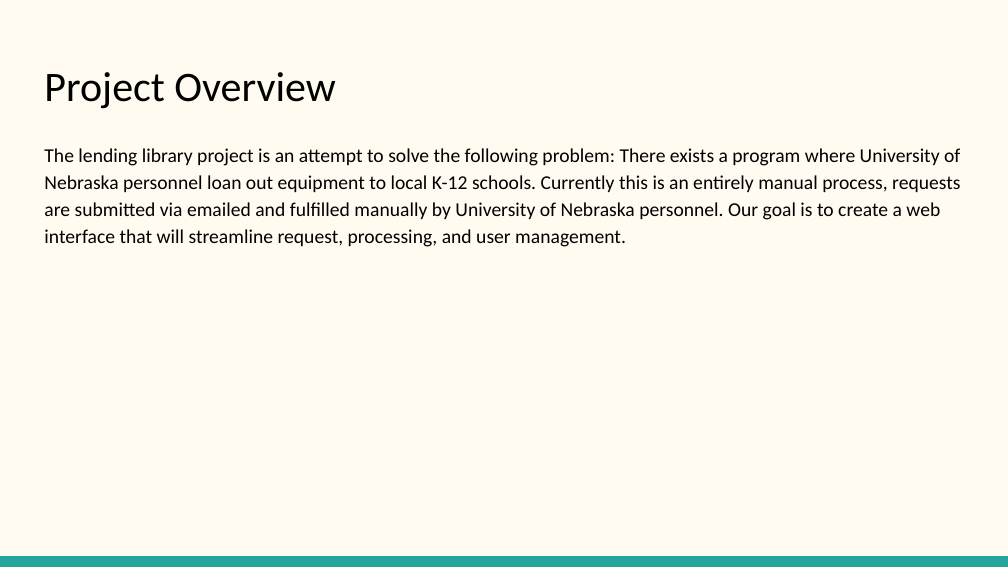
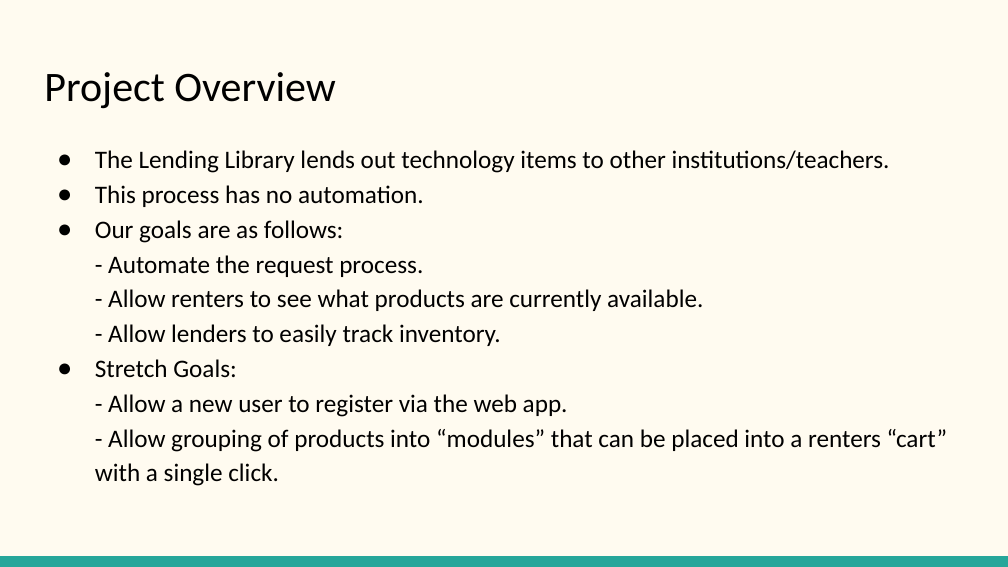
Before and after one commit to MLHale/CYBER-4580-lending-library-docs, a slide deck: slide 2 of Proposal Stuff/Milestone 1 Presentation (2).pptx. Drawn at 1008x567 pixels with LibreOffice and Linux fonts; fonts in the diff are those of the drawing. Boxes give left, top, right and bottom in pixels: in the first picture for what was removed or moved away, otherwise in the second. Text is boxed around its words. In the diff, an @@ line names an element or a change of style, - is before the commit and + after.

Commit message:
modified the overview slide

```diff
--- a/Proposal Stuff/Milestone 1 Presentation (2).pptx
+++ b/Proposal Stuff/Milestone 1 Presentation (2).pptx
@@ text at (95,150,947,486): text changed; size 14 to 18 pt @@
-The lending library project is an attempt to solve the following problem: There exists a program where University of Nebraska personnel loan out equipment to local K-12 schools. Currently this is an entirely manual process, requests are submitted via emailed and fulfilled manually by University of Nebraska personnel. Our goal is to create a web interface that will streamline request, processing, and user management.
+● The Lending Library lends out technology items to other institutions/teachers.
+● This process has no automation.
+● Our goals are as follows:
+  - Automate the request process.
+  - Allow renters to see what products are currently available.
+  - Allow lenders to easily track inventory.
+● Stretch Goals:
+  - Allow a new user to register via the web app.
+  - Allow grouping of products into “modules” that can be placed into a renters “cart” with a single click.
```
